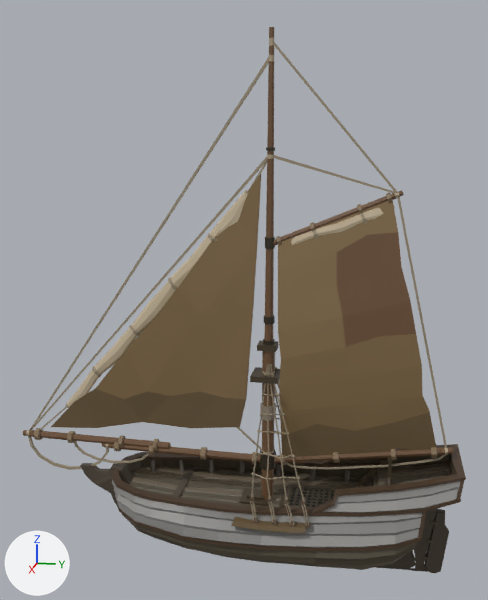
The glTF model models/medium_ship_brown.glb: old version first, new version second.
Both versions are drawn from a 50 mm lens placed at (22.7, 3.6, 15.7), pointed at (-0.2, -0.9, 10.0). Arrows for +X, +Y and +Z are at lower left; the lights stay in place. Where no turn or scale is listed for an object, it has been applied to the vertices. Vertices at the same position are counted once.

Objects in the first picture: 'SM_Veh_Boat_Medium_01_Hull_Pirate', 'SM_Veh_Boat_Medium_01_Rigging', 'SM_Veh_Boat_Medium_01_Sails_Pirate', 'SM_Veh_Boat_Medium_01_Sails_Up'.
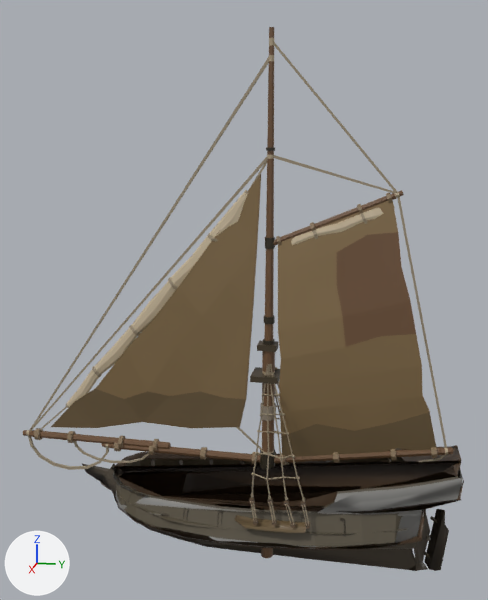
Location of each change, [x1, y1, x2, y2] in pixels of the pictures (488 x 600 px):
'SM_Veh_Boat_Medium_01_Hull_Pirate', reshaped
    before: [80, 444, 466, 573]
    after: [82, 445, 464, 571]
part 1 of me_sm_veh_boat_medium_01_hull_pirate, deleted
    before: [80, 444, 466, 573]

Edits to the bpy script that builds the scene:
```text
Change me_sm_veh_boat_medium_01_hull_pirate:
    used by ob_sm_veh_boat_medium_01_hull_pirate; location = (0.0, 0.0, 0.0)
    remove me_sm_veh_boat_medium_01_hull_pirate.from_pydata(...)  # 2366 vertices, 4148 faces; spans x -2.54..2.54, y -7.45..6.84, z 0.0..4.67
    add me_sm_veh_boat_medium_01_hull_pirate.from_pydata(...)  # 2017 vertices, 3455 faces; spans x -2.54..2.54, y -7.45..6.84, z 0.0..4.66
    me_sm_veh_boat_medium_01_hull_pirate part 1: 349 vertices removed from x -1.95..2.54, y -7.45..6.84, z 0.0..4.67
```
